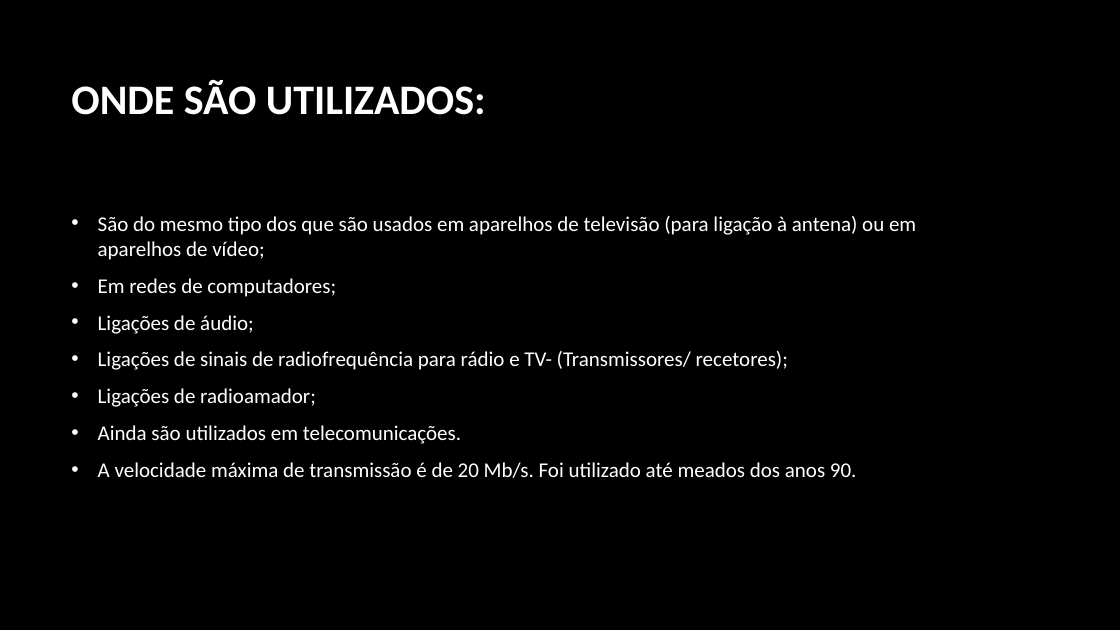
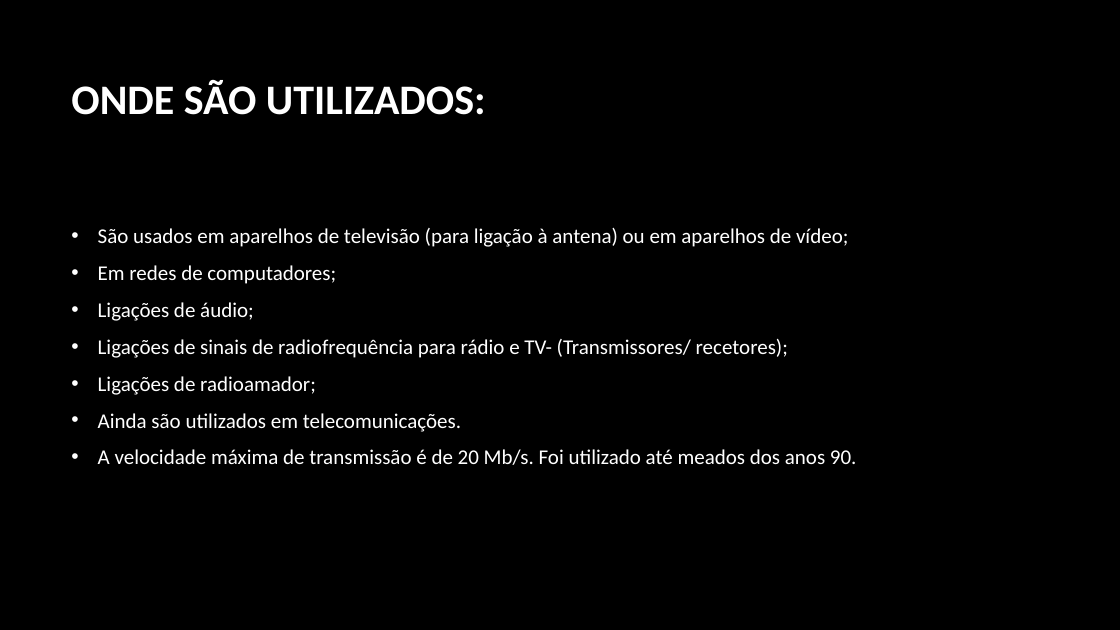
Before and after one commit to RosaFernandes/RosaFernandes, a slide deck: slide 9 of Trabalho pratico.pptx. Drawn at 1120x630 pixels with LibreOffice and Linux fonts; fonts in the diff are those of the drawing; background and template pictures are left out. Boxes give left, top, right and bottom in pixels: in the first picture for what was removed or moved away, otherwise in the second. Text is boxed around its words. In the diff, an @@ line names an element or a change of style, - is before the commit and + after.

```diff
--- a/Trabalho pratico.pptx
+++ b/Trabalho pratico.pptx
@@ text at box(98, 228, 848, 247): text changed @@
-• São do mesmo tipo dos que são usados em aparelhos de televisão (para ligação à antena) ou em aparelhos de vídeo;
+• São usados em aparelhos de televisão (para ligação à antena) ou em aparelhos de vídeo;
```
